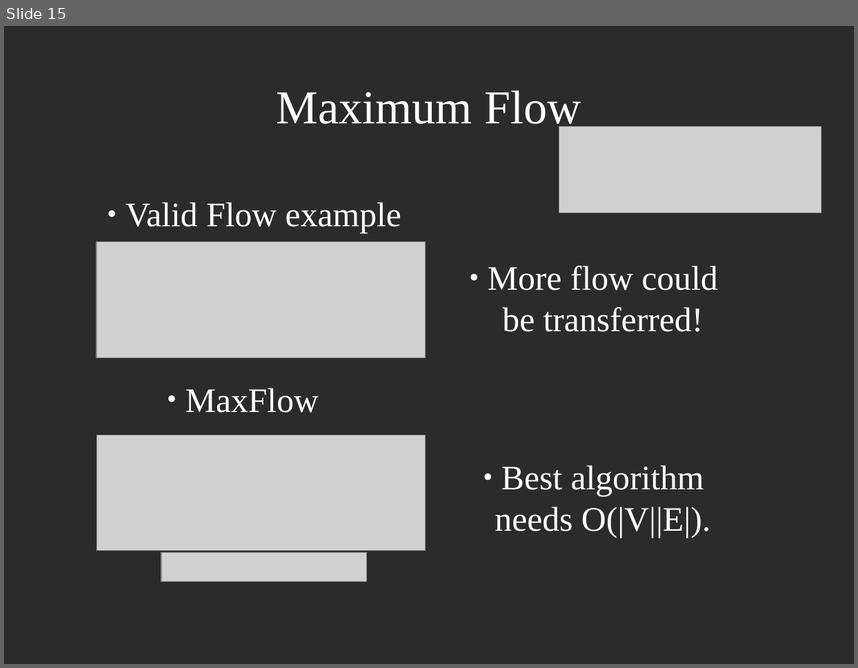
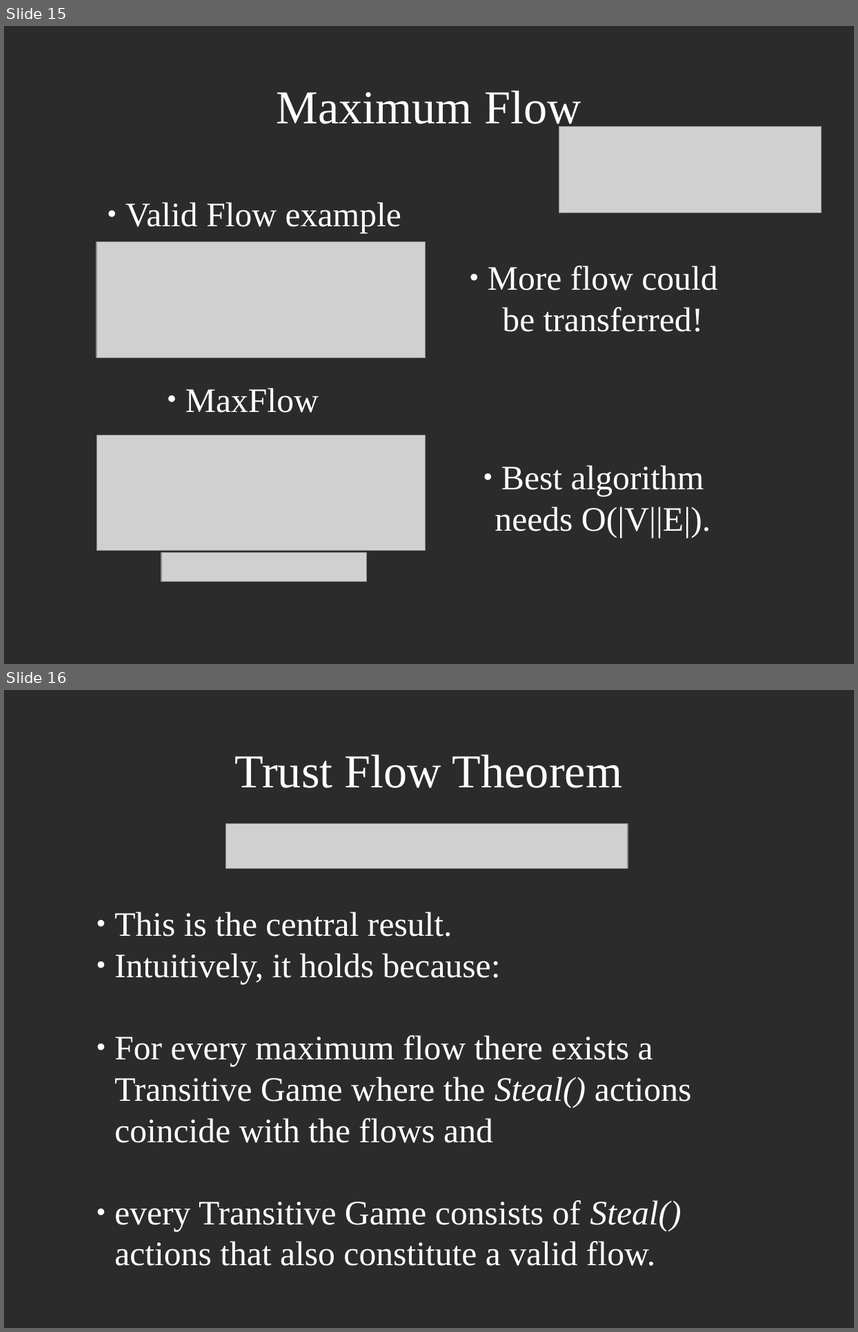
Before and after one commit to decrypto-org/TrustIsRisk, a slide deck: presentations/AtheCrypt10-1-2017/AtheCrypt10-1-2017.odp. Shown one above the other, each under a label of ours: slide 15 before the commit, slides 15 and 16 after it. The pictures are 858x668 and 858x1332 pixels, drawn with LibreOffice and Linux fonts; fonts in the diff are those of the drawing; grey boxes stand for pictures; background and template pictures are left out; a plain dark background stands for a picture behind light text. Boxes give left, top, right and bottom in pixels: in the first picture for what was removed or moved away, otherwise in the second. Text is boxed around its words. In the diff, an @@ line names an element or a change of style, - is before the commit and + after.

Commit message:
add trust flow theorem and transaction problem slides

```diff
--- a/presentations/AtheCrypt10-1-2017/AtheCrypt10-1-2017.odp
+++ b/presentations/AtheCrypt10-1-2017/AtheCrypt10-1-2017.odp
@@ slide 16 added at box(4, 690, 854, 1328), background picture (left out) @@
@@ title added at box(235, 754, 622, 788), 44 pt, text #FFFFFF @@
+Trust Flow Theorem
@@ picture added at box(226, 825, 628, 869) @@
@@ text added at box(114, 911, 692, 1265), 32 pt, text #FFFFFF @@
+● This is the central result.
+● Intuitively, it holds because:
+● For every maximum flow there exists a Transitive Game where the Steal() actions coincide with the flows and
+● every Transitive Game consists of Steal() actions that also constitute a valid flow.
```
Also in this commit, not shown: 1 slide changed, 1 other slide added.
